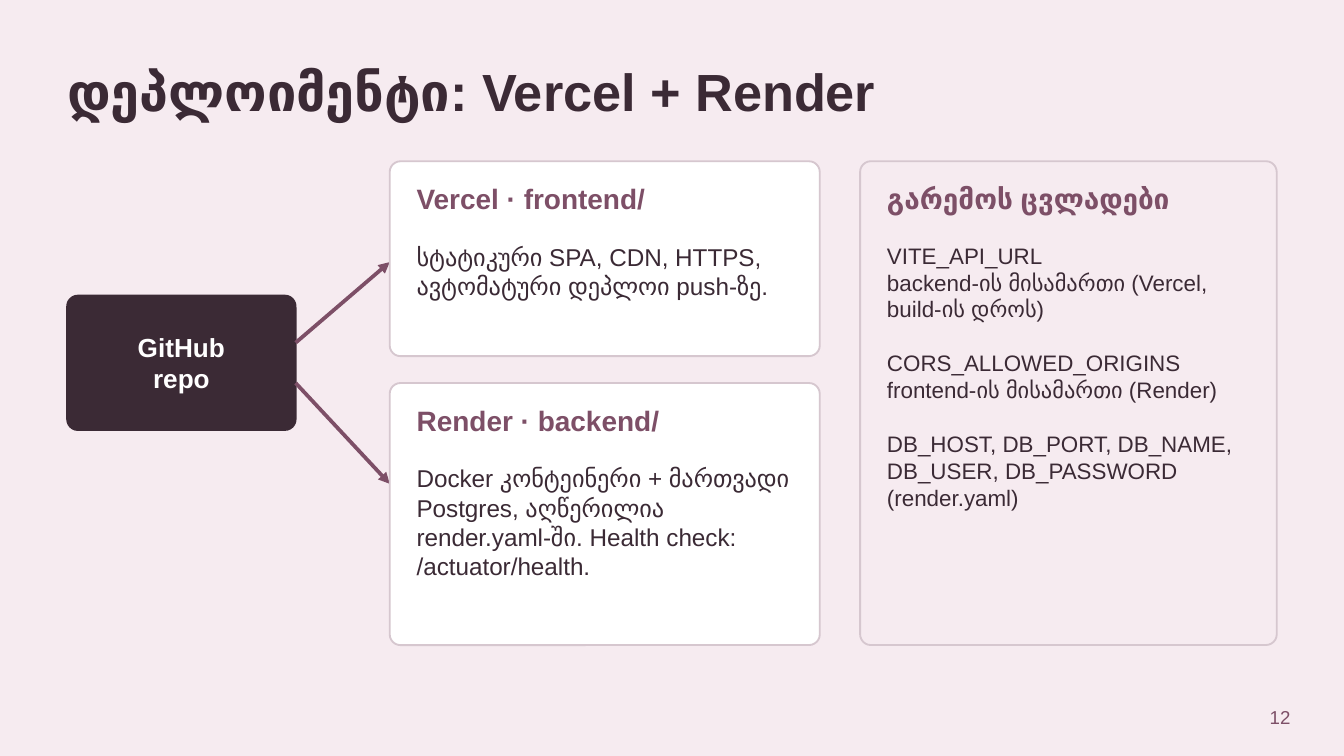
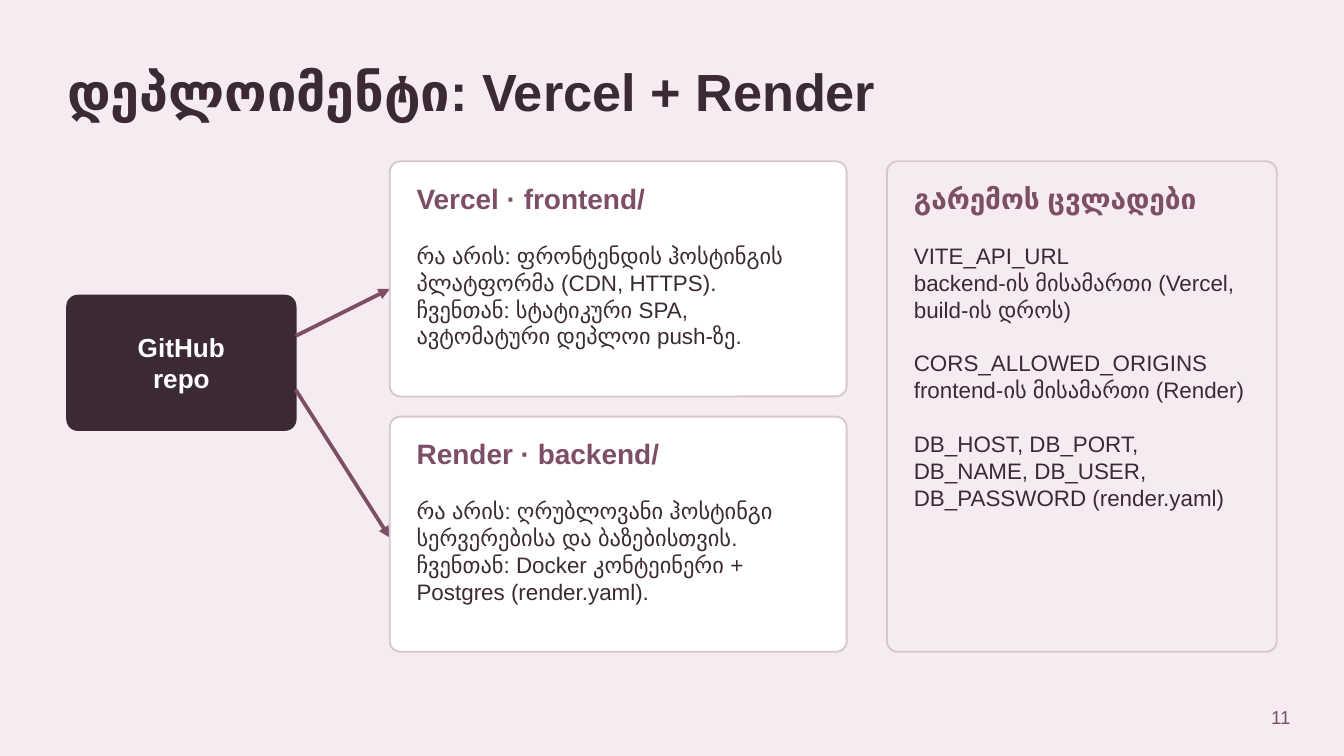
Before and after one commit to TamarGagnide/SalonBooking, a slide deck: slide 11 of docs/SalonBooking_presentation_ka.pptx (slide 12 before the commit). Drawn at 1344x756 pixels with LibreOffice and Linux fonts; fonts in the diff are those of the drawing. Boxes give left, top, right and bottom in pixels: in the first picture for what was removed or moved away, otherwise in the second. Text is boxed around its words. In the diff, an @@ line names an element or a change of style, - is before the commit and + after.

```diff
--- a/docs/SalonBooking_presentation_ka.pptx
+++ b/docs/SalonBooking_presentation_ka.pptx
@@ proportions changed in 3 elements at bbox=[887, 161, 1277, 652], bbox=[390, 417, 847, 652], bbox=[390, 161, 847, 396] @@
@@ rounded rectangle: place and size @@
-rounded rectangle at bbox=[390, 161, 820, 356]
+rounded rectangle at bbox=[390, 161, 847, 396]
@@ rounded rectangle: place and size @@
-rounded rectangle at bbox=[860, 161, 1277, 645]
+rounded rectangle at bbox=[887, 161, 1277, 652]
@@ text "გარემოს ცვლადები": place and size @@
-text "გარემოს ცვლადები" at bbox=[887, 186, 1170, 215]
+text "გარემოს ცვლადები" at bbox=[914, 186, 1197, 215]
@@ text at bbox=[417, 246, 783, 350]: text changed; size 13 to 12 pt @@
-სტატიკური SPA, CDN, HTTPS, ავტომატური დეპლოი push-ზე.
+რა არის: ფრონტენდის ჰოსტინგის პლატფორმა (CDN, HTTPS).
+ჩვენთან: სტატიკური SPA, ავტომატური დეპლოი push-ზე.
@@ text "VITE_API_URL" rewrapped from bbox=[887, 248, 1232, 511] to bbox=[914, 248, 1244, 511] @@
@@ arrow moved from (296, 343) - (390, 262) to (296, 336) - (390, 289) @@
@@ arrow moved from (296, 383) - (390, 484) to (296, 390) - (390, 538) @@
@@ rounded rectangle: place and size @@
-rounded rectangle at bbox=[390, 383, 820, 645]
+rounded rectangle at bbox=[390, 417, 847, 652]
@@ text "Render · backend/": place and size @@
-text "Render · backend/" at bbox=[417, 410, 659, 432]
+text "Render · backend/" at bbox=[417, 443, 659, 465]
@@ text at bbox=[417, 501, 772, 605]: text changed; size 13 to 12 pt @@
-Docker კონტეინერი + მართვადი Postgres, აღწერილია render.yaml-ში. Health check: /actuator/health.
+რა არის: ღრუბლოვანი ჰოსტინგი სერვერებისა და ბაზებისთვის.
+ჩვენთან: Docker კონტეინერი + Postgres (render.yaml).
@@ page number at bbox=[1271, 711, 1290, 724]: text changed @@
-12
+11
```
Also in this commit, not shown: 6 other slides changed, 1 slide added, 3 slides removed.
